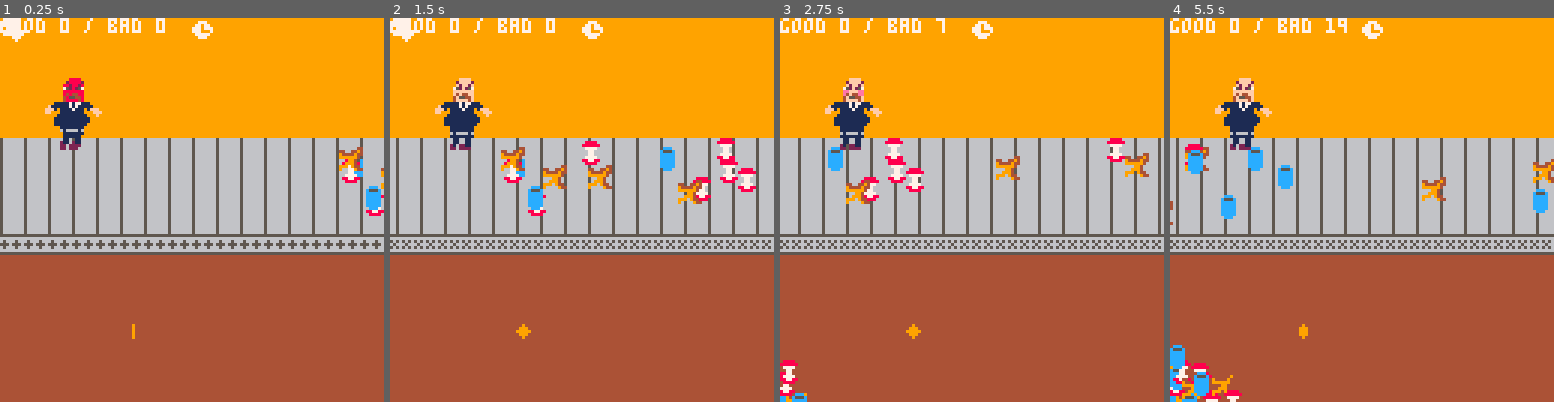
Above: before the commit, frames 1-4 (left to right).
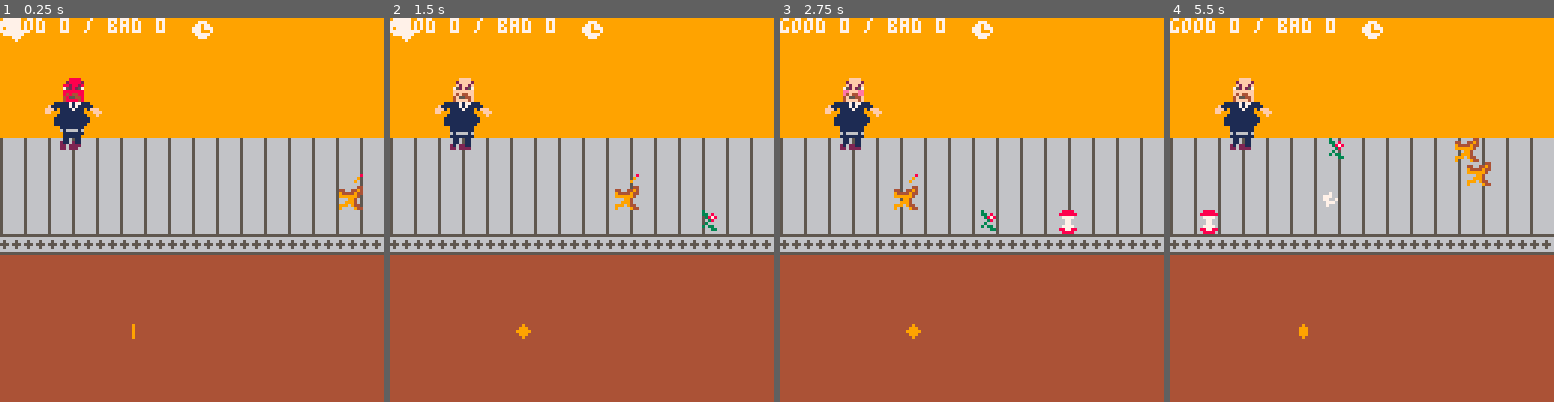
Above: after the commit, the same moments.

Repository: thorny-thorny/parbage
Game: PICO-8 cartridge lej20.p8
Two runs of this game, one before a commit and one after it. Both use one fixed random seed, a clock stepped at 60 frames per second and the inputs below.
Inputs:
- Up to frame 1 (0.25 s): no input
- Up to frame 2 (1.5 s): tap O (Z key) at 0.7 s
- Up to frame 3 (2.75 s): hold Right 1.6-2.1 s; tap O (Z key) at 1.7, 2.1, 2.5 s; hold Up 2.15-2.42 s; hold Right from 2.47 s (still down)
- Up to frame 4 (5.5 s): tap O (Z key) every 0.4 s from 2.9 to 5.3 s; release Right at 3.03 s; hold Left 3.08-3.58 s; hold Down 3.63-3.97 s; hold Right 4.02-4.68 s; hold Up 4.73-5.03 s; hold Left from 5.08 s (still down)

The runs differ from the first frame. In frame 1, 1.0% of the frame differs, in the area x 88-100%, y 33-52%; in frame 2, 9.8%; in frame 3, 9.9%; in frame 4, 11%, in the area x 0-100%, y 0-100%.

Commit message:
Refactoring

Diff:
--- /dev/null
+++ b/animation.lua
@@ -0,0 +1,17 @@
+function animation_create(start, steps, duration)
+  return {
+    cycle = start,
+    steps = steps,
+    duration = duration,
+    update = animation_update,
+    get = animation_get,
+  }
+end
+
+function animation_update(self)
+  self.cycle = (self.cycle + 1) % (self.steps * self.duration)
+end
+
+function animation_get(self)
+  return self.cycle / self.duration
+end
--- /dev/null
+++ b/belt.lua
@@ -0,0 +1,27 @@
+function belt_create(y, height, duration)
+  return {
+    y = y,
+    height = height,
+    belt_animation = animation_create(0, 4, duration),
+    gears_animation = animation_create(0, 2, duration * 2),
+    draw = belt_draw,
+    update = belt_update,
+  }
+end
+
+function belt_draw(self)
+  for x = 1, 120 do
+    for y = 1, self.height do
+      spr(1 + self.belt_animation:get(), (x - 1) * 8, (self.y + y - 1) * 8)
+    end
+  end
+
+  for x = 1, 120 do
+    spr(16 + self.gears_animation:get(), (x - 1) * 8, (self.y + self.height) * 8)
+  end
+end
+
+function belt_update(self)
+  self.belt_animation:update()
+  self.gears_animation:update()
+end
--- a/boss.lua
+++ b/boss.lua
@@ -2,26 +2,22 @@
   return {
     x = x,
     y = y,
-    face_cycle = 0,
-    face_steps = 3,
-    face_duration = 20,
-    walk_cycle = 0,
-    walk_steps = 2,
-    walk_duration = 3,
+    face_animation = animation_create(0, 3, 20),
+    walk_animation = animation_create(0, 2, 3),
     draw = boss_draw,
     update = boss_update,
   }
 end
 
 function boss_update(self)
-  self.walk_cycle = (self.walk_cycle + 1) % (self.walk_steps * self.walk_duration)
-  self.face_cycle = (self.face_cycle + 1) % (self.face_steps * self.face_duration)
+  self.face_animation:update()
+  self.walk_animation:update()
 end
 
 function boss_draw(self)
-  spr(64 + (self.face_cycle / self.face_duration), self.x, self.y)
+  spr(64 + self.face_animation:get(), self.x, self.y)
   spr(81, self.x - 8, self.y + 8)
   spr(82, self.x, self.y + 8)
   spr(83, self.x + 8, self.y + 8)
-  spr(98 + (self.walk_cycle / self.walk_duration), self.x, self.y + 16)
+  spr(98 + self.walk_animation:get(), self.x, self.y + 16)
 end
--- a/coin.lua
+++ b/coin.lua
@@ -2,18 +2,16 @@
   return {
     x = x,
     y = y,
-    rotation_cycle = 0,
-    rotation_steps = 3,
-    rotation_duration = 3,
+    rotation_animation = animation_create(0, 3, 3),
     draw = coin_draw,
     update = coin_update,
   }
 end
 
 function coin_update(self)
-  self.rotation_cycle = (self.rotation_cycle + 1) % (self.rotation_steps * self.rotation_duration)
+  self.rotation_animation:update()
 end
 
 function coin_draw(self)
-  spr(38 + (self.rotation_cycle / self.rotation_steps), self.x, self.y)
+  spr(38 + self.rotation_animation:get(), self.x, self.y)
 end
--- /dev/null
+++ b/conveyer.lua
@@ -0,0 +1,47 @@
+function conveyer_create(y, height, speed, delay, on_fall)
+  return {
+    y = y,
+    height = height,
+    items = {},
+    next_spawn = 0,
+    delay = delay,
+    speed = speed,
+    belt = belt_create(y, height, 10 / speed),
+    update = conveyer_update,
+    draw = conveyer_draw,
+    on_fall = on_fall,
+  }
+end
+
+function conveyer_draw(self)
+  self.belt:draw()
+  for i = 1, #self.items do
+    self.items[i]:draw()
+  end
+end
+
+function conveyer_update(self)
+  if self.next_spawn <= 0 then
+    local item = make_garbage_item(all_garbage[1 + flr(rnd(#all_garbage))], 120 + self.speed, (self.y + flr(rnd(self.height))) * 8)
+    add(self.items, item)
+    self.next_spawn = 1 + flr(rnd(self.delay))
+  else
+    self.next_spawn -= 1
+  end
+
+  local to_delete = {}
+  for i = 1, #self.items do
+    local item = self.items[i]
+    item.x -= self.speed
+    if item.x < 0 then
+      -- self.on_fall(item)
+      add(to_delete, item)
+    end
+  end
+
+  for i = 1, #to_delete do
+    del(self.items, to_delete[i])
+  end
+
+  self.belt:update()
+end
--- a/game.lua
+++ b/game.lua
@@ -1,70 +1,54 @@
-local belt_anim = 0
-local gear_anim = 0
-
-local hand = {
-  x = 0,
-  y = 0,
-  vx = 0,
-  vy = 0,
-  can_act = false,
-  item_index = 0,
-}
-
 local stats = {
   good = 0,
   bad = 0,
 }
 
-local pile = {
-}
+-- local pile = {
+-- }
 
 local boss = boss_create(20, 20)
 
 local coin = coin_create(40, 100)
 
-function make_pile_item(sprite)
-  return {
-    sprite = sprite,
-    dx = -2 + rnd(5),
-    dy = -2 + rnd(5),
-  }
-end
+local conveyer = conveyer_create(5, 4, 1, 50)
 
-function add_pile(sprite)
-  local pile_item = make_pile_item(sprite)
-  if #pile == 0 then
-    add(pile, {})
-  end
+local hand = hand_create(0, 0)
 
-  add(pile[1], pile_item)
-end
+-- function make_pile_item(sprite)
+--   return {
+--     sprite = sprite,
+--     dx = -2 + flr(rnd(5)),
+--     dy = -2 + flr(rnd(5)),
+--   }
+-- end
 
-function update_pile()
-  for i = 1, #pile do
-    local natural_i = #pile + 1 - i
-    local stack = pile[natural_i]
-    local next_stack = pile[natural_i + 1]
-    if not next_stack then
-      if #stack > 1 then
-        add(pile, { make_pile_item(stack[#stack].sprite) })
-        deli(stack, #stack)
-      end
-    else
-      if #stack > #next_stack + 1 then
-        add(next_stack, make_pile_item(stack[#stack].sprite))
-        deli(stack, #stack)
-      end
-    end
-  end
-end
+-- function add_pile(sprite)
+--   local pile_item = make_pile_item(sprite)
+--   if #pile == 0 then
+--     add(pile, {})
+--   end
 
-function make_item()
-  return {
-    sprite = 32 + rnd(3),
-    x = 128 + rnd(256),
-    y = 40 + rnd(24),
-  }
-end
+--   add(pile[1], pile_item)
+-- end
+
+-- function update_pile()
+--   for i = 1, #pile do
+--     local natural_i = #pile + 1 - i
+--     local stack = pile[natural_i]
+--     local next_stack = pile[natural_i + 1]
+--     if not next_stack then
+--       if #stack > 1 then
+--         add(pile, { make_pile_item(stack[#stack].sprite) })
+--         deli(stack, #stack)
+--       end
+--     else
+--       if #stack > #next_stack + 1 then
+--         add(next_stack, make_pile_item(stack[#stack].sprite))
+--         deli(stack, #stack)
+--       end
+--     end
+--   end
+-- end
 
 function can_pick_item(hand, item)
   return abs(item.x - hand.x) <= 4 and abs(item.y - hand.y) <= 4
@@ -75,120 +59,28 @@
   return fget(sprite, 0)
 end
 
-local items = {}
-for i = 0, 20 do
-  add(items, make_item())
-end
-
-function update_items()
-  for i = 1, #items do
-    local item = items[i]
-    if i == hand.item_index then
-      item.x = hand.x - 4
-      item.y = hand.y + 4
-    elseif item.x <= -8 then
-      add_pile(item.sprite)
-      stats.bad += 1
-      items[i] = make_item()
-    else
-      item.x -= 2
-    end
-  end
-end
-
-function update_hand()
-  hand.x += hand.vx
-  hand.y += hand.vy
-
-  local max_v = 4
-
-  if btn(⬅️) then
-    hand.vx = max(hand.vx - 1, -max_v)
-  elseif btn(➡️) then
-    hand.vx = min(hand.vx + 1, max_v)
-  else
-    if hand.vx ~= 0 then
-      hand.vx -= hand.vx / abs(hand.vx)
-    end
-  end
-
-  if btn(⬆️) then
-    hand.vy = max(hand.vy - 1, -max_v)
-  elseif btn(⬇️) then
-    hand.vy = min(hand.vy + 1, max_v)
-  else
-    if hand.vy ~= 0 then
-      hand.vy -= hand.vy / abs(hand.vy)
-    end
-  end
-
-  hand.can_act = can_drop_item(hand)
-  for i = 1, #items do
-    if i ~= hand.item_index and can_pick_item(hand, items[i]) then
-      hand.can_act = true
-    end
-  end
-
-  if btnp(🅾️) then
-    if hand.item_index ~= 0 then
-      if can_drop_item(hand) then
-        items[hand.item_index] = make_item()
-        hand.item_index = 0
-        stats.good += 1
-      else
-        hand.item_index = 0
-      end
-    else
-      for i = 1, #items do
-        if can_pick_item(hand, items[i]) then
-          hand.item_index = i
-        end
-      end
-    end
-  end
-end
-
 function _update()
-  belt_anim = (belt_anim + 1) % 8
-  gear_anim = (gear_anim + 1) % 4
-  update_hand()
-  update_items()
-  update_pile()
+  -- update_pile()
   boss:update()
   coin:update()
+  conveyer:update()
+  hand:update()
 end
 
 function _draw()
   cls(0)
   map(0, 0)
-  for x = 0, 16 do
-    for y = 0, 16 do
-      if mget(x, y) == 1 then
-        spr(1 + belt_anim / 2, x * 8, y * 8)
-      elseif mget(x, y) == 16 then
-        spr(16 + gear_anim / 2, x * 8, y * 8)
-      end
-    end
-  end
 
-  for i = 1, #items do
-    local item = items[i]
-    spr(item.sprite, item.x, item.y)
-  end
+  conveyer:draw()
+  hand:draw()
 
-  for i = 1, #pile do
-    local stack = pile[i]
-    for j = 1, #stack do
-      local item = stack[j]
-      spr(item.sprite, -8 + 4 * i + item.dx, 128 - 4 * j + item.dy)
-    end
-  end
-
-  local hand_sprite = 48
-  if hand.can_act then
-    hand_sprite = 49
-  end
-  spr(hand_sprite, hand.x, hand.y)
+  -- for i = 1, #pile do
+  --   local stack = pile[i]
+  --   for j = 1, #stack do
+  --     local item = stack[j]
+  --     spr(item.sprite, -8 + 4 * i + item.dx, 128 - 4 * j + item.dy)
+  --   end
+  -- end
 
   map(16, 0, 0, 0)
 
--- /dev/null
+++ b/garbage.lua
@@ -0,0 +1,28 @@
+function make_garbage(name, sprite)
+  return {
+    name = name,
+    sprite = sprite,
+  }
+end
+
+local all_garbage = {
+  make_garbage("banana", 32),
+  make_garbage("apple", 33),
+  make_garbage("soda", 34),
+  make_garbage("match", 35),
+  make_garbage("flower", 36),
+  make_garbage("paper", 37),
+}
+
+function make_garbage_item(garbage, x, y)
+  return {
+    garbage = garbage,
+    x = x,
+    y = y,
+    draw = garbage_item_draw,
+  }
+end
+
+function garbage_item_draw(self)
+  spr(self.garbage.sprite, self.x, self.y)
+end
--- /dev/null
+++ b/hand.lua
@@ -0,0 +1,66 @@
+function hand_create(x, y)
+  return {
+    x = x,
+    y = y,
+    vx = 0,
+    vy = 0,
+    max_v = 4,
+    update = hand_update,
+    draw = hand_draw,
+  }
+end
+
+function hand_update(self)
+  self.x += self.vx
+  self.y += self.vy
+
+  if btn(⬅️) then
+    self.vx = max(self.vx - 1, -self.max_v)
+  elseif btn(➡️) then
+    self.vx = min(self.vx + 1, self.max_v)
+  else
+    if self.vx ~= 0 then
+      self.vx -= self.vx / abs(self.vx)
+    end
+  end
+
+  if btn(⬆️) then
+    self.vy = max(self.vy - 1, -self.max_v)
+  elseif btn(⬇️) then
+    self.vy = min(self.vy + 1, self.max_v)
+  else
+    if self.vy ~= 0 then
+      self.vy -= self.vy / abs(self.vy)
+    end
+  end
+
+  -- hand.can_act = false
+  -- can_drop_item(hand)
+  -- for i = 1, #items do
+  --   if i ~= hand.item_index and can_pick_item(hand, items[i]) then
+  --     hand.can_act = true
+  --   end
+  -- end
+
+  -- if btnp(🅾️) then
+  --   if hand.item_index ~= 0 then
+      -- if can_drop_item(hand) then
+      --   items[hand.item_index] = make_item()
+      --   hand.item_index = 0
+      --   stats.good += 1
+      -- else
+      --   hand.item_index = 0
+      -- end
+    -- else
+      -- for i = 1, #items do
+      --   if can_pick_item(hand, items[i]) then
+      --     hand.item_index = i
+      --   end
+      -- end
+    -- end
+  -- end
+end
+
+function hand_draw(self)
+  spr(48, self.x, self.y)
+end
--- a/lej20.p8
+++ b/lej20.p8
@@ -1,8 +1,13 @@
 pico-8 cartridge // http://www.pico-8.com
 version 35
 __lua__
+#include animation.lua
+#include garbage.lua
+#include belt.lua
+#include conveyer.lua
 #include boss.lua
 #include coin.lua
+#include hand.lua
 #include game.lua
 __gfx__
 00000000566666666666665666665666665666660000000000000000000000000000000000000000000000000000000000000000000000000000000000000000
